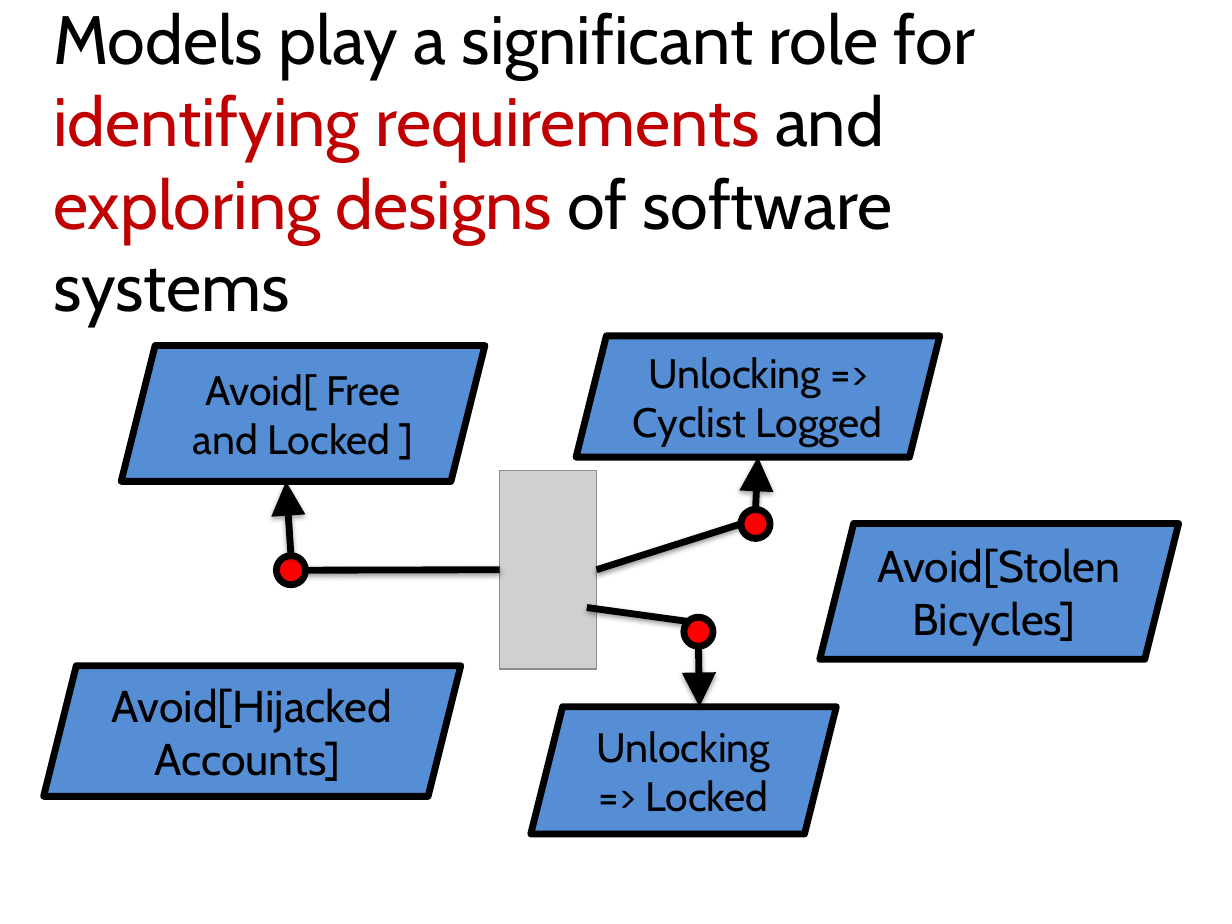
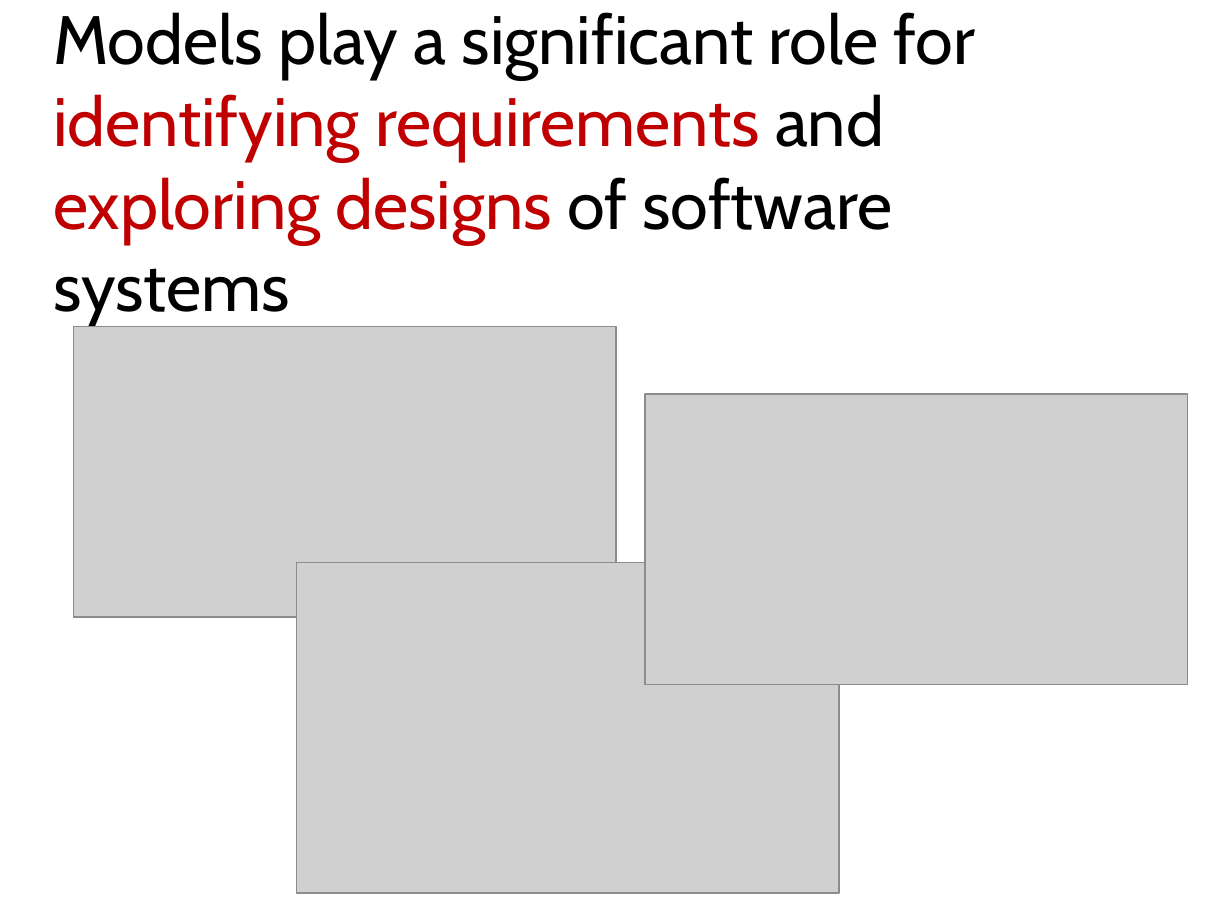
Before and after one commit to blambeau/phd, a slide deck: slide 71 of public-defense/slides.pptx (slide 69 before the commit). Drawn at 1232x924 pixels with LibreOffice and Linux fonts; fonts in the diff are those of the drawing; grey boxes stand for pictures. Boxes give left, top, right and bottom in pixels: in the first picture for what was removed or moved away, otherwise in the second. Text is boxed around its words. In the diff, an @@ line names an element or a change of style, - is before the commit and + after.

Commit message:
Clean the slides and images

```diff
--- a/public-defense/slides.pptx
+++ b/public-defense/slides.pptx
@@ picture added at box(73, 326, 616, 617) @@
@@ picture added at box(646, 394, 1189, 685) @@
@@ group removed at box(121, 336, 940, 834): 3 parallelograms, 3 ellipses, 3 lines, 3 arrows, 1 picture @@
-Unlocking => Cyclist Logged
-Unlocking => Locked
-Avoid[ Free and Locked ]
@@ parallelogram removed at box(819, 524, 1178, 659) @@
-Avoid[Stolen Bicycles]
@@ picture added at box(297, 563, 840, 893) @@
@@ parallelogram removed at box(43, 665, 461, 796) @@
-Avoid[Hijacked Accounts]
```
Also in this commit, not shown: 5 other slides changed, 2 slides added, 18 other files.
